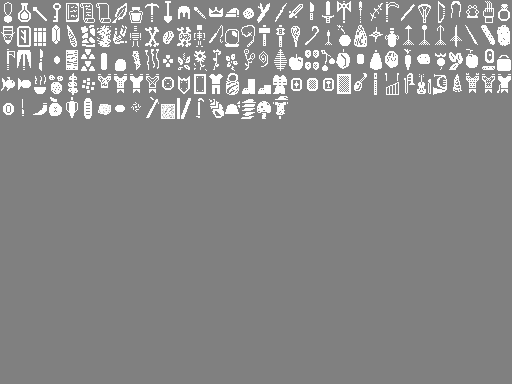
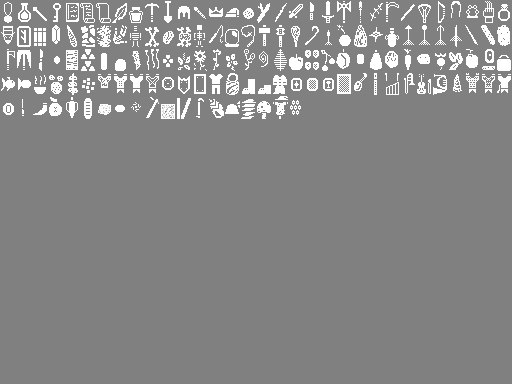
Before/after of a w=512, h=384 layered artwork. What changed in the layer stack:
painted on "Background" over bbox(290, 100, 301, 115)
